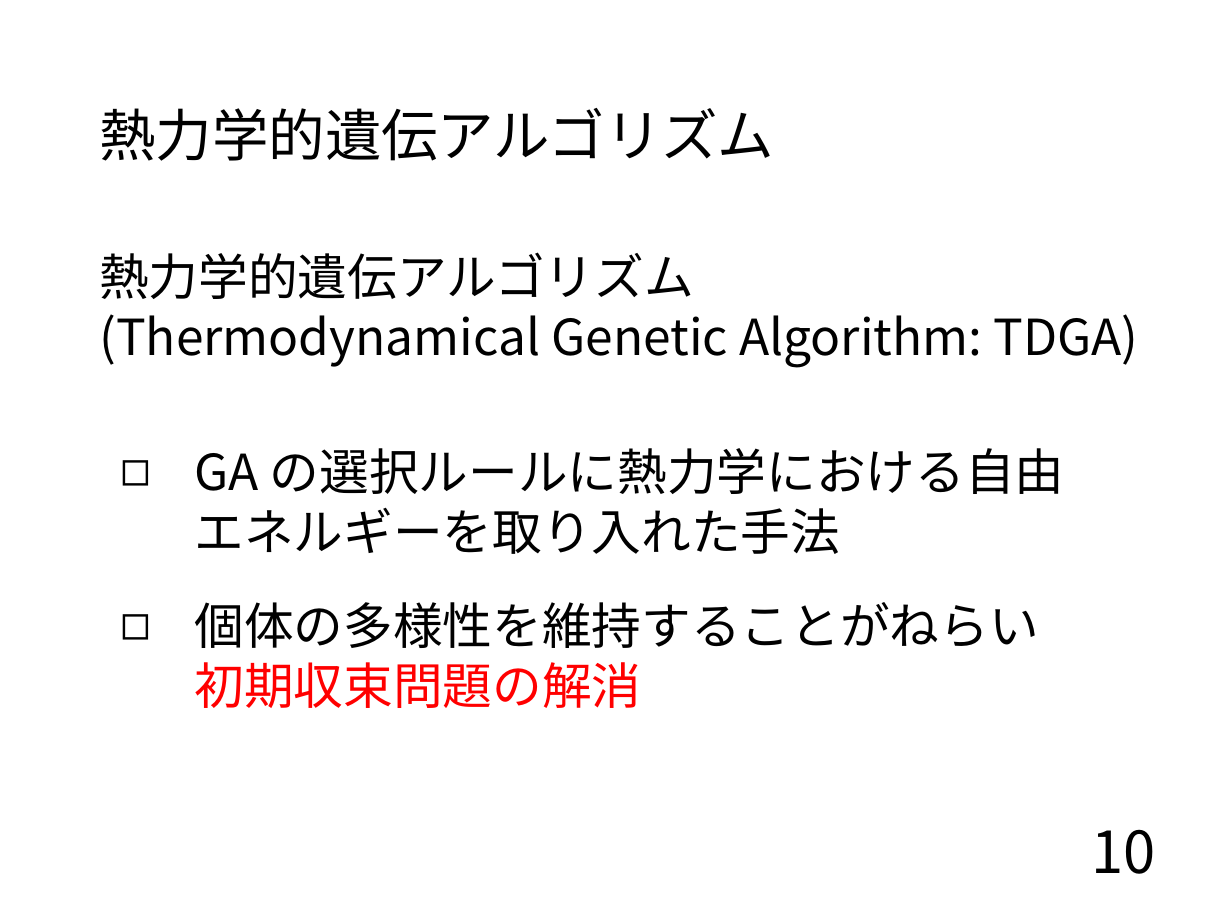
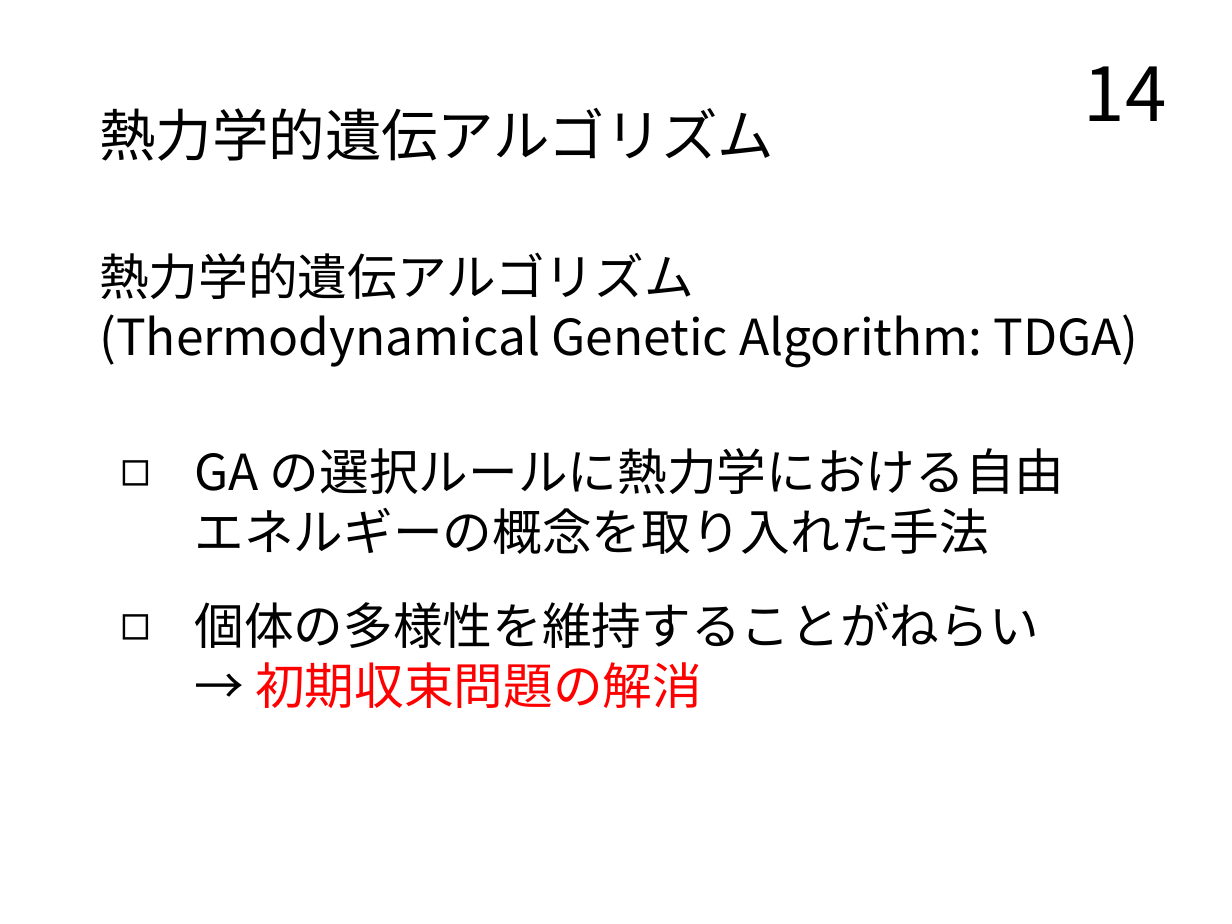
Before and after one commit to TairaTomotaka/kadai, a slide deck: slide 14 of prsn/20221129.pptx (slide 10 before the commit). Drawn at 1232x924 pixels with LibreOffice and Linux fonts; fonts in the diff are those of the drawing. Boxes give left, top, right and bottom in pixels: in the first picture for what was removed or moved away, otherwise in the second. Text is boxed around its words. In the diff, an @@ line names an element or a change of style, - is before the commit and + after.

```diff
--- a/prsn/20221129.pptx
+++ b/prsn/20221129.pptx
@@ page number added at [1084, 66, 1167, 121], 36 pt, text #000000 @@
+14
@@ text at [195, 448, 1065, 708]: text changed @@
-  ◻ GA の選択ルールに熱力学における自由
-    エネルギーを取り入れた手法
-  ◻ 個体の多様性を維持することがねらい
-    初期収束問題の解消
+  ◻ GA の選択ルールに熱力学における自由
+    エネルギーの概念を取り入れた手法
+  ◻ 個体の多様性を維持することがねらい
+    → 初期収束問題の解消
@@ page number removed at [1091, 829, 1155, 874] @@
-10
```
Also in this commit, not shown: 10 other slides changed, 13 slides added, 1 other file.
